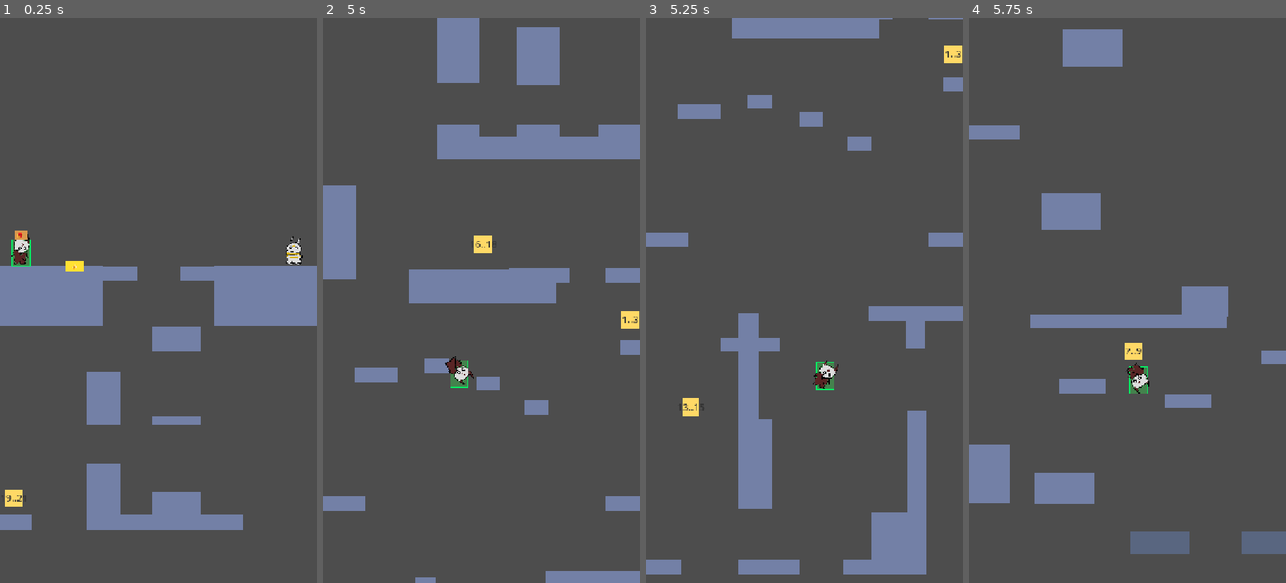
Above: before the commit, frames 1-4 (left to right).
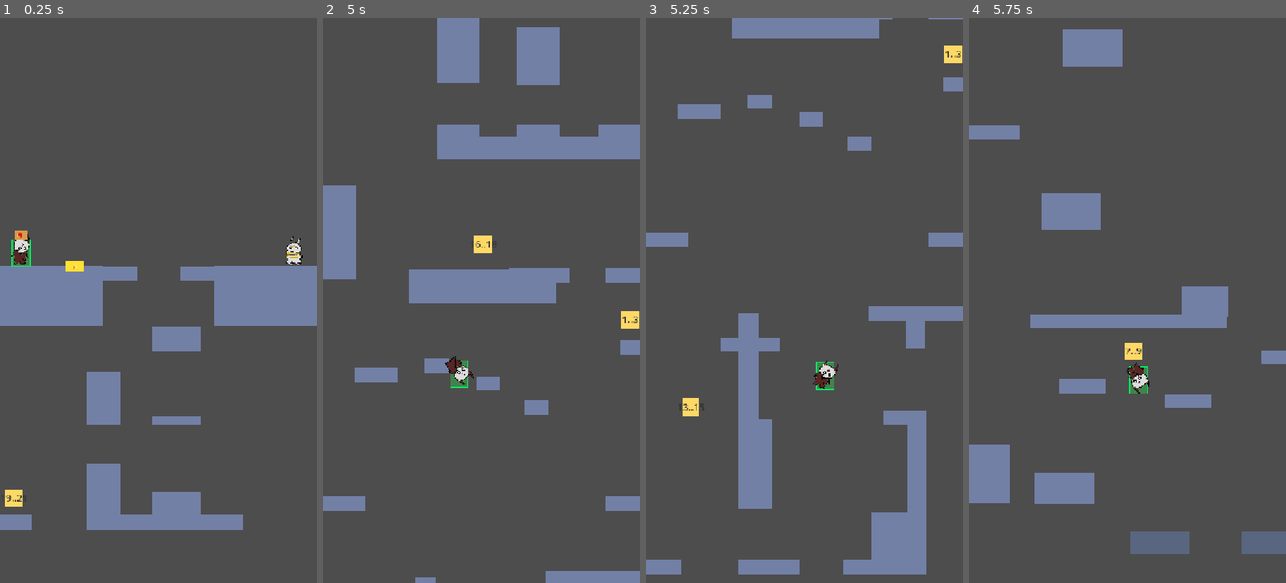
Above: after the commit, the same moments.

Repository: gimigkk/agustus-13
Game: Godot game, scene res://scenes/levels/test_level.tscn
Same seed, same stepped clock (60 frames per second), same inputs: the game is played once before the commit and once after it.
Inputs:
- Up to frame 1 (0.25 s): no input
- Up to frame 2 (5 s): tap Enter at 0.5 s; hold Right (move_right) 0.53-2.03 s; tap Space (jump) at 0.77, 1.52, 3.02, 3.77, 4.52 s; hold Left (move_left) 2.03-2.78 s; hold Right (move_right) 2.78-4.28 s; hold Left (move_left) from 4.28 s (still down)
- Up to frame 3 (5.25 s): release Left (move_left) at 5.03 s; hold Right (move_right) from 5.03 s (still down)
- Up to frame 4 (5.75 s): keep holding Right (move_right)

Frames 1-2 are identical in both runs. In frame 3, 0.2% of the frame differs, in the area x 74-83%, y 69-72%; in frame 4, nothing differs.

Commit message:
chore: save level scene updates

Diff:
--- a/scenes/levels/test_level.tscn
+++ b/scenes/levels/test_level.tscn
@@ -339,6 +339,12 @@
 [node name="Platform19" parent="Environment" instance=ExtResource("3_platform")]
 position = Vector2(182, -792)
 scale = Vector2(0.728071, 1.08)
+size = Vector2(260, 30)
+color = Color(0.45, 0.5, 0.65, 1)
+
+[node name="Platform62" parent="Environment" instance=ExtResource("3_platform")]
+position = Vector2(215, -1129)
+scale = Vector2(0.288071, 1.08)
 size = Vector2(260, 30)
 color = Color(0.45, 0.5, 0.65, 1)
 
